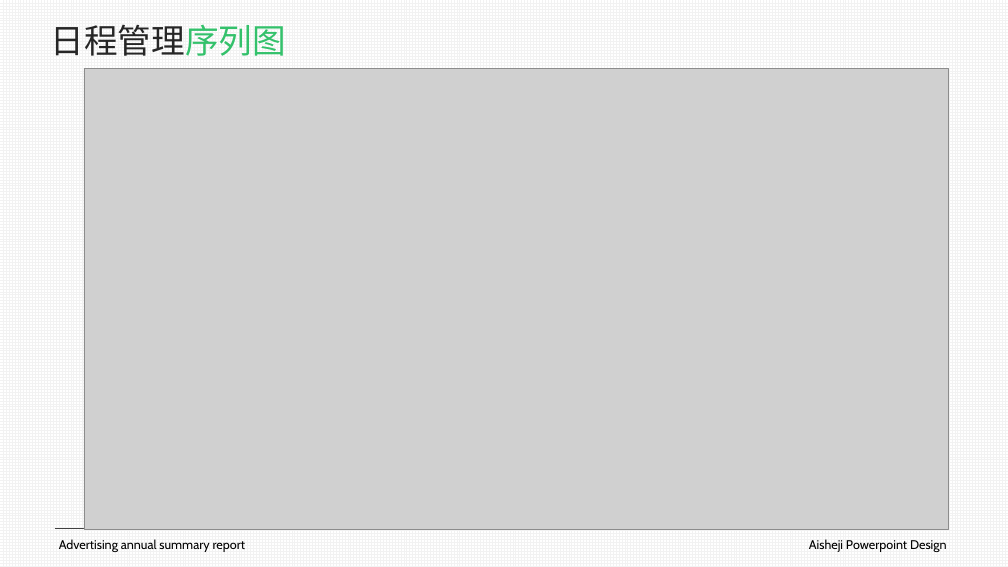
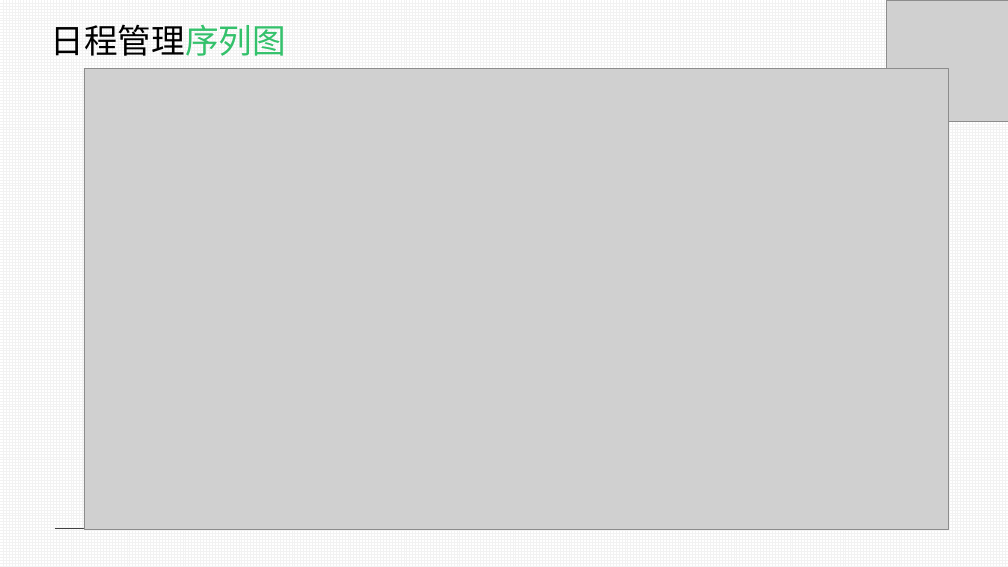
Before and after one commit to luxingzhi27/Tongji_SAD_2023_project, a slide deck: slide 21 of assignment3/期末展示.pptx (slide 16 before the commit). Drawn at 1008x567 pixels with LibreOffice and Linux fonts; fonts in the diff are those of the drawing; grey boxes stand for pictures. Boxes give left, top, right and bottom in pixels: in the first picture for what was removed or moved away, otherwise in the second. Text is boxed around its words. In the diff, an @@ line names an element or a change of style, - is before the commit and + after.

```diff
--- a/assignment3/期末展示.pptx
+++ b/assignment3/期末展示.pptx
@@ text "日程管理序列图" at (x1=51, y1=25, x2=286, y2=56): text colour #262626 to #000000 in "日程管理序列图" @@
@@ picture added at (x1=887, y1=0, x2=1008, y2=122) @@
@@ text removed at (x1=59, y1=539, x2=246, y2=552) @@
-Advertising annual summary report
@@ text removed at (x1=809, y1=539, x2=947, y2=552) @@
-Aisheji Powerpoint Design
```
Also in this commit, not shown: 8 other slides changed, 13 slides added, 9 slides removed, 1 other file.
